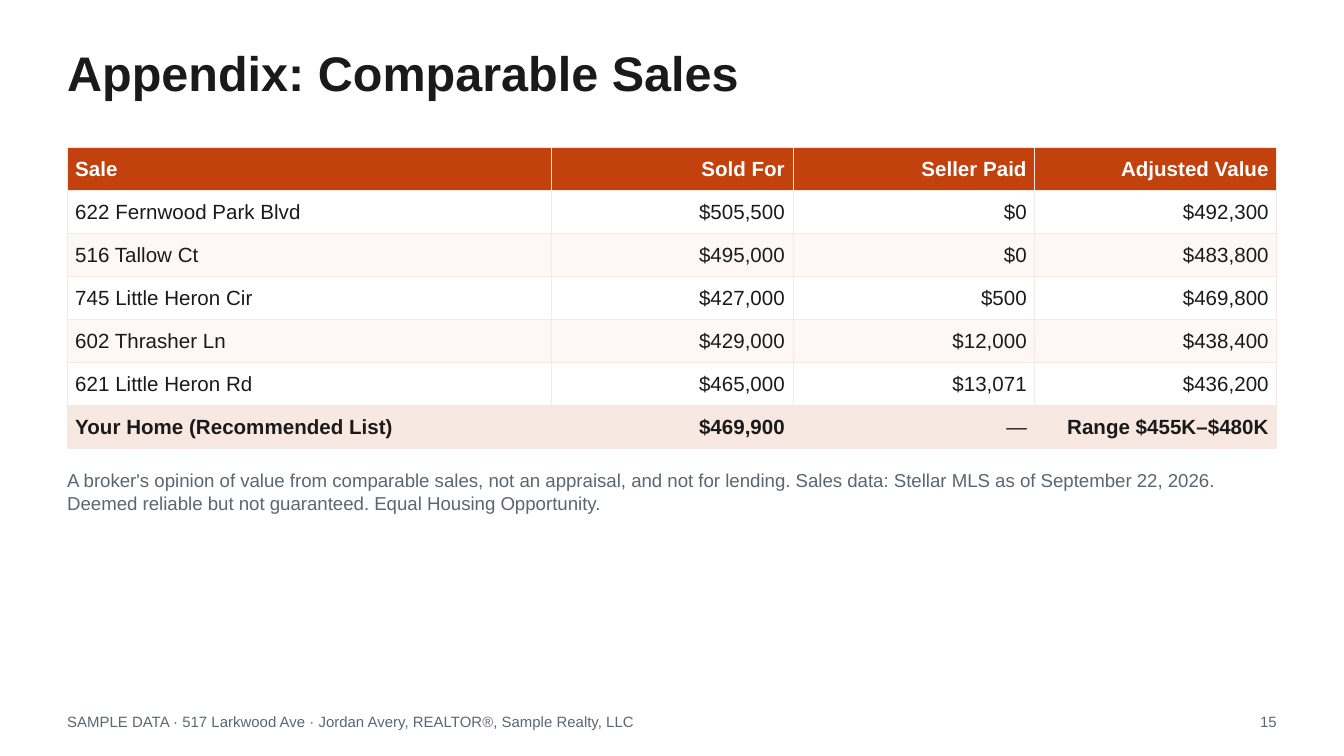
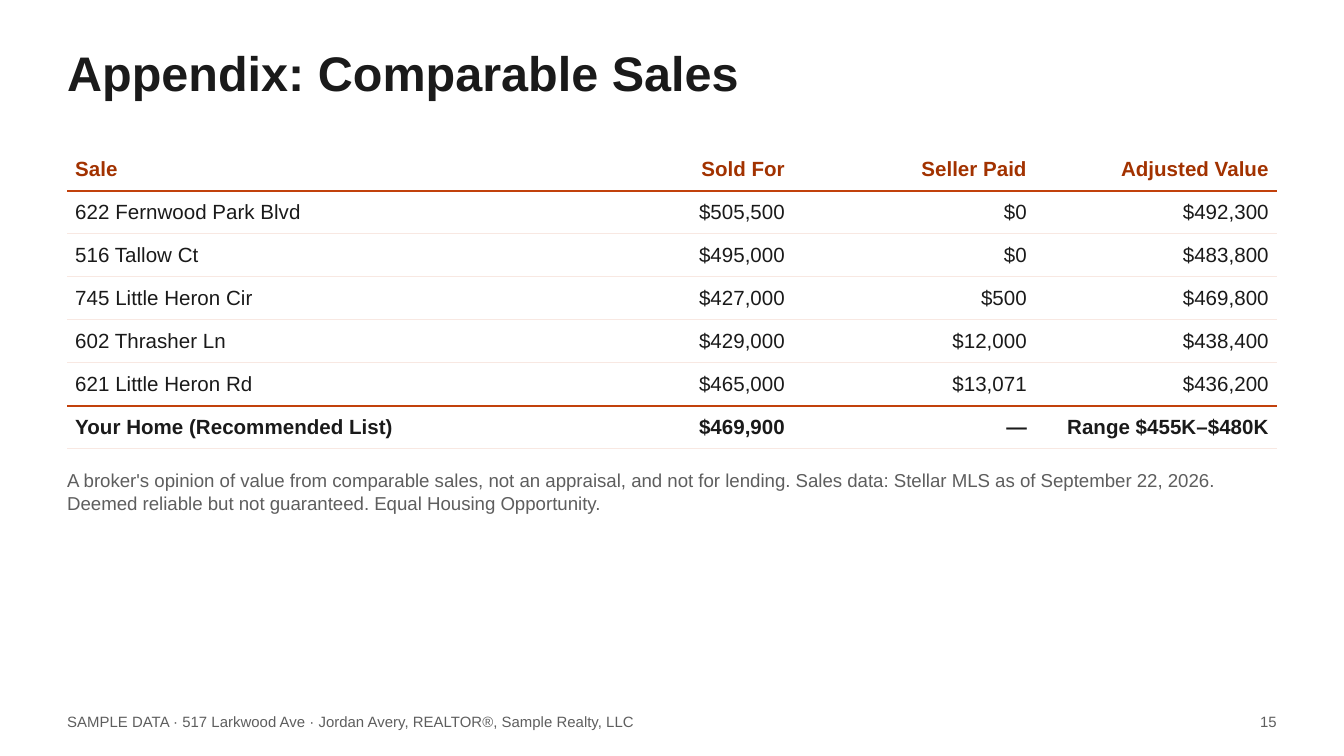
Before and after one commit to axelrivera/real-estate-skills, a slide deck: slide 15 of samples/seller-cma/517-Larkwood-Ave-Listing-Presentation.pptx. Drawn at 1344x756 pixels with LibreOffice and Linux fonts; fonts in the diff are those of the drawing. Boxes give left, top, right and bottom in pixels: in the first picture for what was removed or moved away, otherwise in the second. Text is boxed around its words. In the diff, an @@ line names an element or a change of style, - is before the commit and + after.

```diff
--- a/samples/seller-cma/517-Larkwood-Ave-Listing-Presentation.pptx
+++ b/samples/seller-cma/517-Larkwood-Ave-Listing-Presentation.pptx
@@ table at (x1=67, y1=148, x2=1277, y2=443) @@
@@ fill #C2410C to #FFFFFF in row 1 @@
@@ fill #FDF7F5 to #FFFFFF in 8 cells @@
@@ fill #F8E8E2 to #FFFFFF in row 7 @@
@@ text colour #FFFFFF to #A23200 in "Sale", "Sold For", "Seller Paid", "Adjusted Value" @@
@@ bold on in "—" @@
@@ borders changed @@
@@ text colour #5A6672 to #5E5E5E in 3 elements at (x1=67, y1=473, x2=1215, y2=514), (x1=67, y1=716, x2=633, y2=730), (x1=1260, y1=716, x2=1277, y2=727) @@
```
Also in this commit, not shown: 12 other slides changed, 9 other files.
